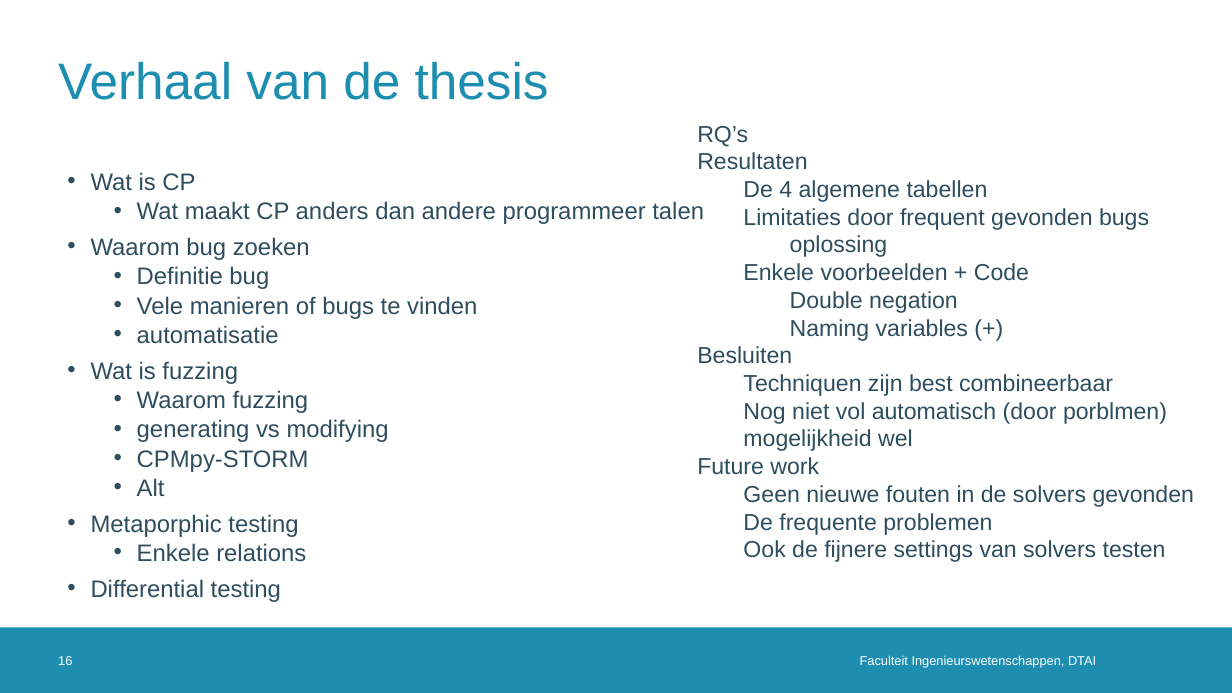
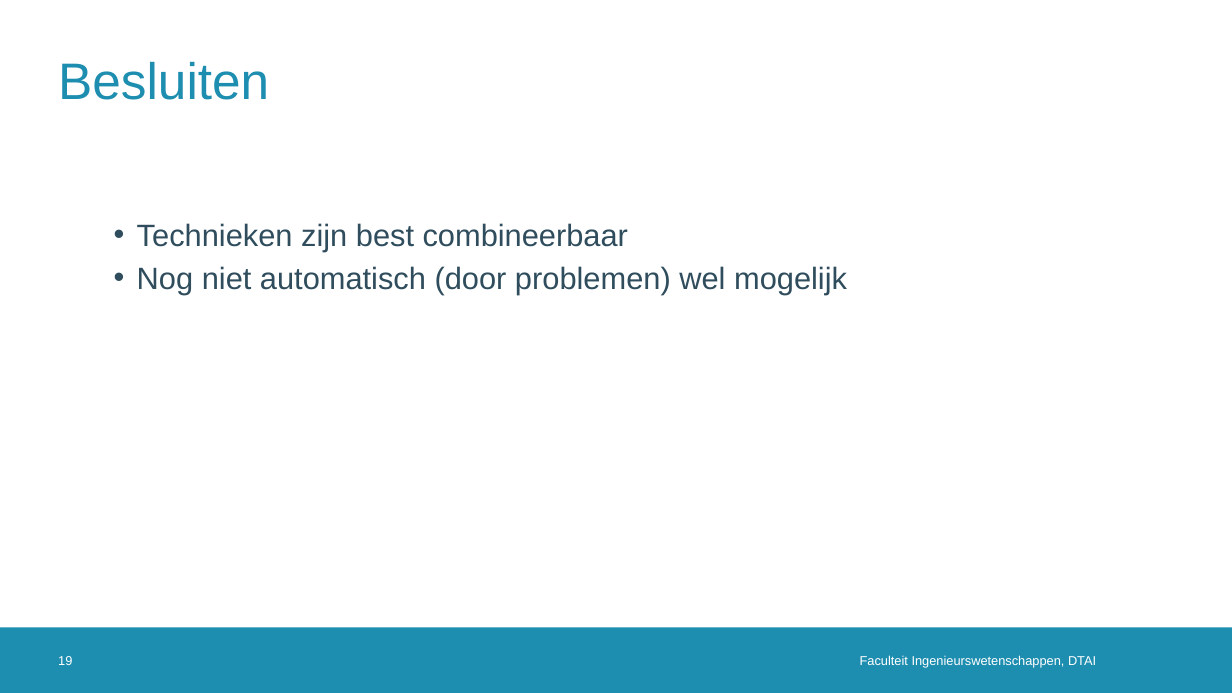
Before and after one commit to rubenkindt/Masterproef-paper-RubenKindt, a slide deck: slide 19 of Milestones/M3 december presentation/M3.pptx (slide 16 before the commit). Drawn at 1232x693 pixels with LibreOffice and Linux fonts; fonts in the diff are those of the drawing; background and template pictures are left out. Boxes give left, top, right and bottom in pixels: in the first picture for what was removed or moved away, otherwise in the second. Text is boxed around its words. In the diff, an @@ line names an element or a change of style, - is before the commit and + after.

```diff
--- a/Milestones/M3 december presentation/M3.pptx
+++ b/Milestones/M3 december presentation/M3.pptx
@@ title at bbox=[58, 61, 269, 100]: text changed @@
-Verhaal van de thesis
+Besluiten
@@ text removed at bbox=[697, 126, 1194, 562] @@
-RQ’s
-Resultaten
-  De 4 algemene tabellen
-  Limitaties door frequent gevonden bugs
-    oplossing
-  Enkele voorbeelden + Code
-    Double negation
-    Naming variables (+)
-Besluiten
-  Techniquen zijn best combineerbaar
-  Nog niet vol automatisch (door porblmen) mogelijkheid wel
-Future work
-  Geen nieuwe fouten in de solvers gevonden
-  De frequente problemen
-  Ook de fijnere settings van solvers testen
@@ text at bbox=[137, 223, 847, 295]: text changed; size 18.6 to 24 pt @@
-• Wat is CP
-  • Wat maakt CP anders dan andere programmeer talen
-• Waarom bug zoeken
-  • Definitie bug
-  • Vele manieren of bugs te vinden
-  • automatisatie
-• Wat is fuzzing
-  • Waarom fuzzing
-  • generating vs modifying
-  • CPMpy-STORM
-  • Alt
-• Metaporphic testing
-  • Enkele relations
-• Differential testing
+  • Technieken zijn best combineerbaar
+  • Nog niet automatisch (door problemen) wel mogelijk
@@ page number at bbox=[58, 656, 72, 665]: text changed @@
-16
+19
```
Also in this commit, not shown: 6 other slides changed, 5 slides added, 3 slides removed, 12 other files.
